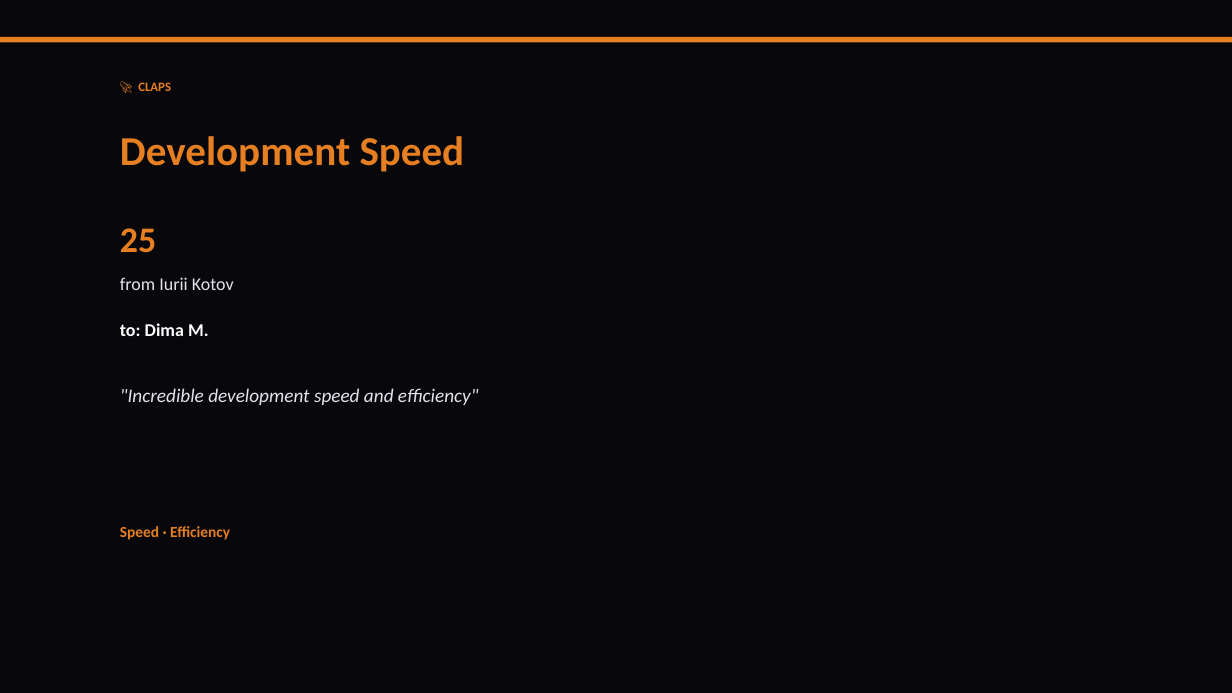
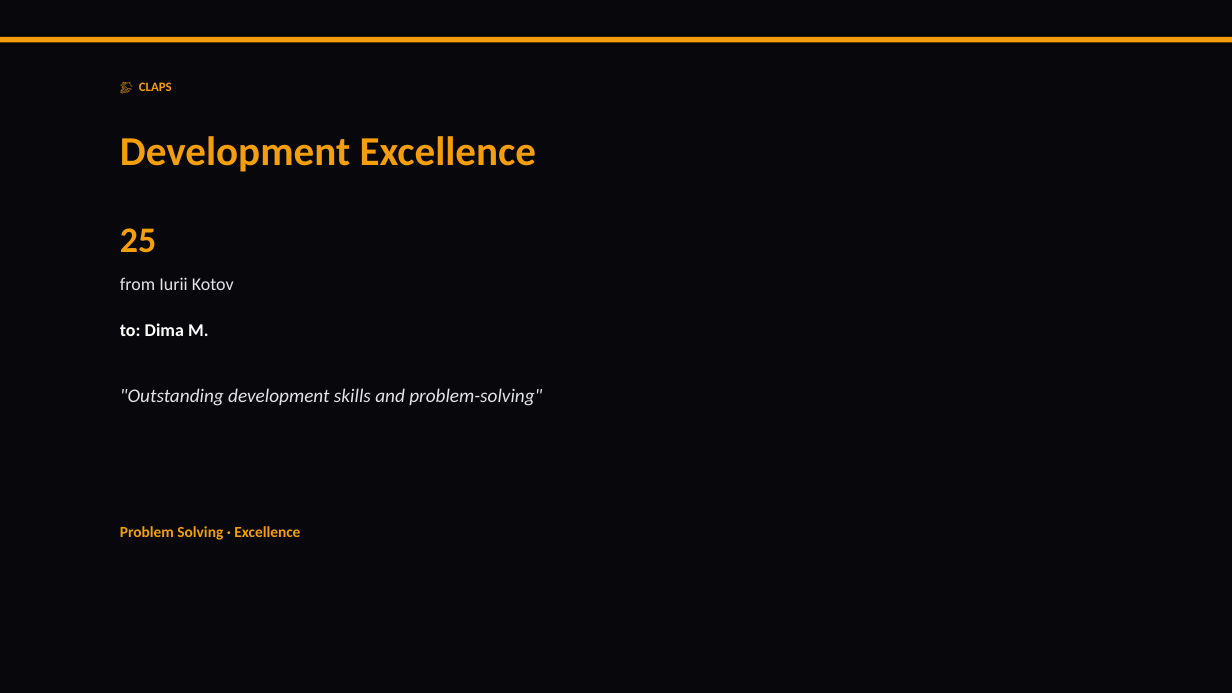
Before and after one commit to liliyagarifullina-maker/appodeal-pulse, a slide deck: slide 15 of data/archive/pulse_2026-03-14.pptx (slide 11 before the commit). Drawn at 1232x693 pixels with LibreOffice and Linux fonts; fonts in the diff are those of the drawing. Boxes give left, top, right and bottom in pixels: in the first picture for what was removed or moved away, otherwise in the second. Text is boxed around its words. In the diff, an @@ line names an element or a change of style, - is before the commit and + after.

```diff
--- a/data/archive/pulse_2026-03-14.pptx
+++ b/data/archive/pulse_2026-03-14.pptx
@@ rectangle at [0, 37, 1232, 43]: fill #E67E22 to #F59E0B @@
@@ text at [139, 82, 172, 91]: text changed; text colour #E67E22 to #F59E0B @@
-🚀 CLAPS
+👏 CLAPS
@@ text at [120, 136, 536, 172]: text changed; text colour #E67E22 to #F59E0B @@
-Development Speed
+Development Excellence
@@ text "25" at [120, 228, 156, 253]: text colour #E67E22 to #F59E0B @@
@@ text at [120, 388, 542, 406]: text changed @@
-"Incredible development speed and efficiency"
+"Outstanding development skills and problem-solving"
@@ text at [120, 526, 300, 540]: text changed; text colour #E67E22 to #F59E0B @@
-Speed · Efficiency
+Problem Solving · Excellence
```
Also in this commit, not shown: 14 other slides changed, 4 slides added, 2 slides removed, 2 other files.
